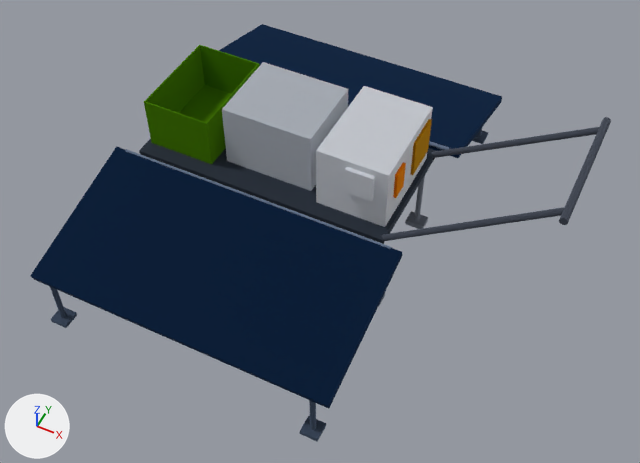
An edit to the glTF model media/model.glb, drawn before and after from the same camera.
Both versions are drawn from a 50 mm camera at (1.45, -2.57, 3.21) aimed at (0.28, -0.23, 0.28). Lighting does not change. The marker at lower left points along +X, +Y and +Z. The first picture is the older version. Where no turn or scale is listed for an object, it has been applied to the vertices. Vertices at exactly the same position are counted once.

Before the edit, the objects in view are built like this:
```python
ob_mesh_26 = bpy.data.objects.new('Mesh_26', me_mesh_26)
ob_mesh_26.location = (0.46, -0.24, 0.67)
ob_mesh_34 = bpy.data.objects.new('Mesh_34', me_mesh_34)
ob_mesh_34.location = (0.0, 0.0, 0.0)
ob_mesh_37 = bpy.data.objects.new('Mesh_37', me_mesh_37)
ob_mesh_37.location = (0.0, 0.0, 0.0)
ob_mesh_38 = bpy.data.objects.new('Mesh_38', me_mesh_38)
ob_mesh_38.location = (-0.62, -0.977, 0.01)
ob_mesh_39 = bpy.data.objects.new('Mesh_39', me_mesh_39)
ob_mesh_39.location = (0.62, -0.977, 0.01)
ob_mesh_41 = bpy.data.objects.new('Mesh_41', me_mesh_41)
ob_mesh_41.location = (0.0, 0.0, 0.0)
ob_pv_panel__far_side = bpy.data.objects.new('PV panel, far side', me_pv_panel__far_side)
ob_pv_panel__far_side.location = (0.0, 0.664, 0.363)
ob_pv_panels__200_w__2 = bpy.data.objects.new('PV panels, 200 W (2)', me_pv_panels__200_w__2)
ob_pv_panels__200_w__2.location = (0.0, -0.664, 0.363)
# also in view: 'Mesh_5' at (0.0, 0.0, 0.46); 'Accessory and cable bin' at (-0.42, 0.0, 0.58); 'Mesh_13' at (1.27, 0.0, 0.9); 'Mesh_4' at (0.58, 0.0, 0.44); 'Mesh_11' at (0.92, -0.26, 0.67)
```
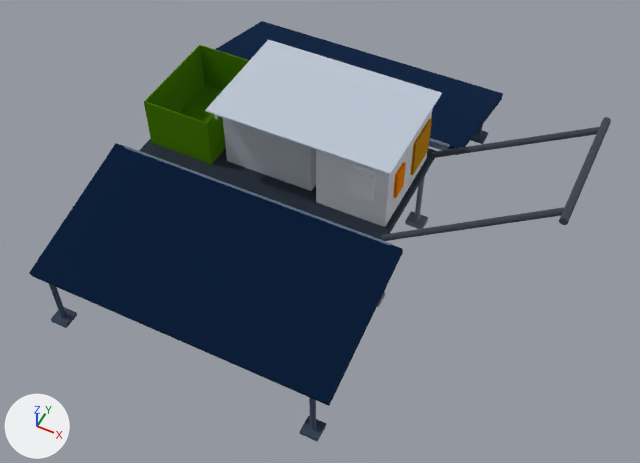
The change in detail:
Material 'mat_16' (mat_mat_16) is new.
Its base color is (0.761, 0.807, 0.871) (white #e2e8f0).
Its metallic is 1.0.
Its roughness is 1.0.
me_mesh_34 is used by ob_mesh_34; location (0.0, 0.0, 0.0).
me_mesh_34 had 252 vertices, 500 faces and spanned x -0.65..0.65, y -0.339..-0.321, z 0.453..0.471.
me_mesh_34 now has 252 vertices, 500 faces and spans x -0.65..0.65, y -0.339..-0.321, z 0.473..0.491.
me_mesh_34 part 1: the whole mesh is moved by (0.0, 0.0, 0.02).
me_mesh_37 is used by ob_mesh_37; location (0.0, 0.0, 0.0).
me_mesh_37 had 252 vertices, 500 faces and spanned x 0.608..0.632, y -0.99..-0.965, z 0.02..0.26.
me_mesh_37 no longer uses material mat_mat_14 (blue #64748b).
me_mesh_37 now has 8 vertices, 12 faces and spans x -0.65..0.65, y -0.01..0.01, z -0.01..0.01.
me_mesh_37 part 2: 8 vertices added at x -0.65..0.65, y -0.01..0.01, z -0.01..0.01, forming a box.
Other edits to the shape of me_mesh_37 do not show in these pictures.
me_mesh_37 gains material mat_mat_13 (greyish blue #94a3b8).
Mesh me_mesh_47 is new.
It is a box spanning x -0.415..0.415, y -0.27..0.27, z -0.003..0.003.
It uses material mat_mat_16 (white #e2e8f0).
Object 'PV panels, 200 W (2)' (ob_pv_panels__200_w__2) moves from (0.0, -0.664, 0.363) to (0.0, -0.664, 0.383).
Object 'PV panel, far side' (ob_pv_panel__far_side) moves from (0.0, 0.664, 0.363) to (0.0, 0.664, 0.383).
Object 'Mesh_37' (ob_mesh_37) moves from (0.0, 0.0, 0.0) to (0.0, 0.33, 0.463).
Object 'Mesh_38' (ob_mesh_38) moves from (-0.62, -0.977, 0.01) to (0.0, 0.0, 0.0).
Object 'Mesh_39' (ob_mesh_39) moves from (0.62, -0.977, 0.01) to (0.0, 0.0, 0.0).
Object 'Mesh_41' (ob_mesh_41) moves from (0.0, 0.0, 0.0) to (0.62, -0.977, 0.01).
Object 'Mesh_47' (ob_mesh_47) is new; it shows me_mesh_47.
Its location is (0.185, 0.0, 0.813).

Where the change shows, as pixel boxes [x1, y1, x2, y2] in the pictures (640 x 463 px):
'PV panels, 200 W (2)', moved
    before: [30, 146, 402, 408]
    after: [29, 143, 403, 406]
'Mesh_47', added
    after: [205, 40, 442, 175]
'PV panel, far side', moved
    before: [219, 24, 502, 158]
    after: [215, 21, 503, 155]
'Mesh_34', moved
    before: [125, 149, 392, 249]
    after: [124, 146, 392, 246]
'Mesh_39', moved
    before: [300, 416, 326, 442]
    after: [309, 397, 316, 430]
'Mesh_38', moved
    before: [51, 307, 77, 328]
    after: [49, 284, 66, 318]
'Mesh_41', moved
    before: [477, 128, 482, 136]
    after: [300, 416, 326, 442]
'Mesh_37', reshaped, moved
    before: [309, 400, 316, 430]
    after: [429, 142, 449, 150]
part 2 of me_mesh_37, added (mostly hidden)
    after: [429, 142, 449, 150]
'Battery enclosure', unchanged, covered by the edit
    before: [222, 62, 348, 191]
    after: [223, 118, 317, 191]
